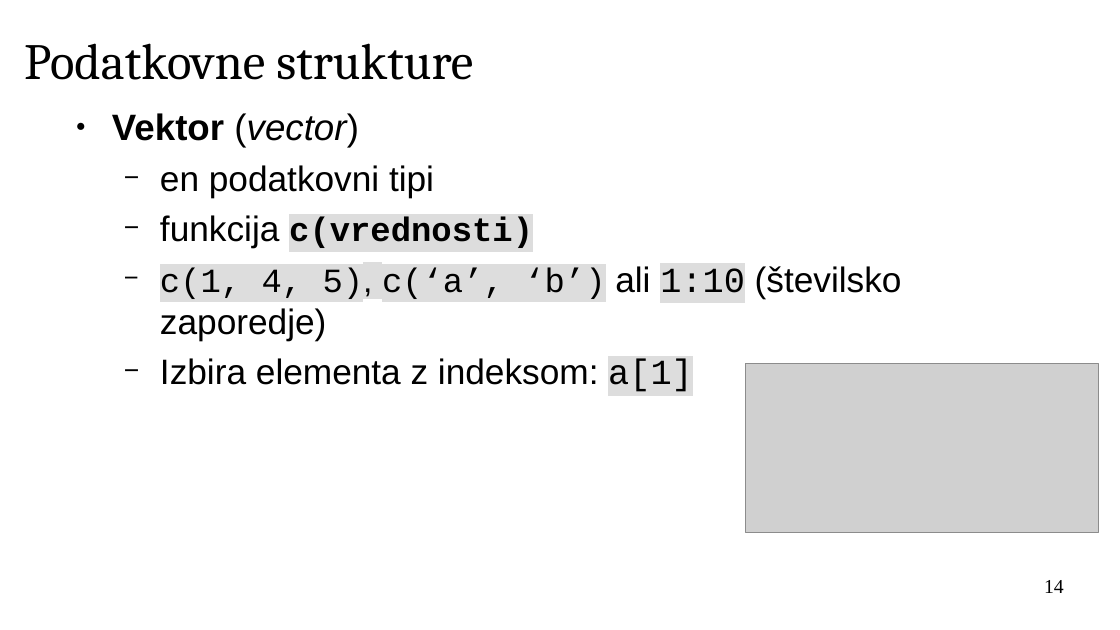
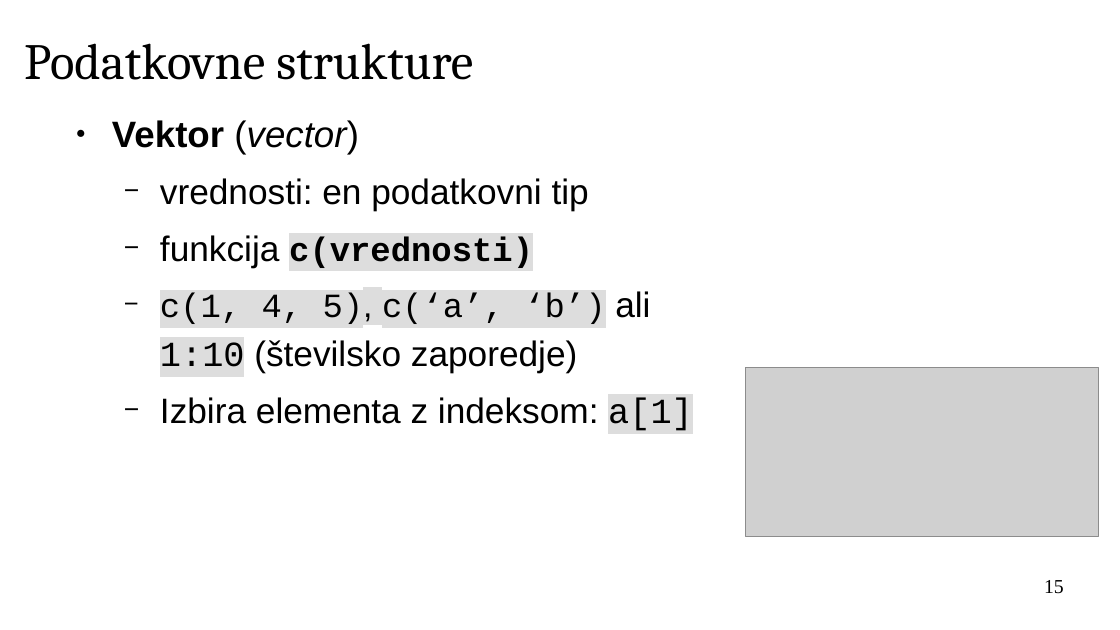
Before and after one commit to janaobsteter/R_tecaj, a slide deck: slide 15 of IT_Rtecaj_work.odp (slide 14 before the commit). Drawn at 1120x630 pixels with LibreOffice and Linux fonts; fonts in the diff are those of the drawing; grey boxes stand for pictures; background and template pictures are left out. Boxes give left, top, right and bottom in pixels: in the first picture for what was removed or moved away, otherwise in the second. Text is boxed around its words. In the diff, an @@ line names an element or a change of style, - is before the commit and + after.

```diff
--- a/IT_Rtecaj_work.odp
+++ b/IT_Rtecaj_work.odp
@@ text at <box>112,120,693,431</box>: line spacing 1 to 1.15 @@
@@ text at <box>160,178,589,210</box>: text changed @@
-  − en podatkovni tipi
+  − vrednosti: en podatkovni tip
@@ picture: place and size @@
-picture at <box>746,364,1099,534</box>
+picture at <box>746,368,1099,538</box>
@@ page number at <box>1044,580,1064,594</box>: text changed @@
-14
+15
```
Also in this commit, not shown: 20 other slides changed, 14 slides added, 2 slides removed, 6 other files.
